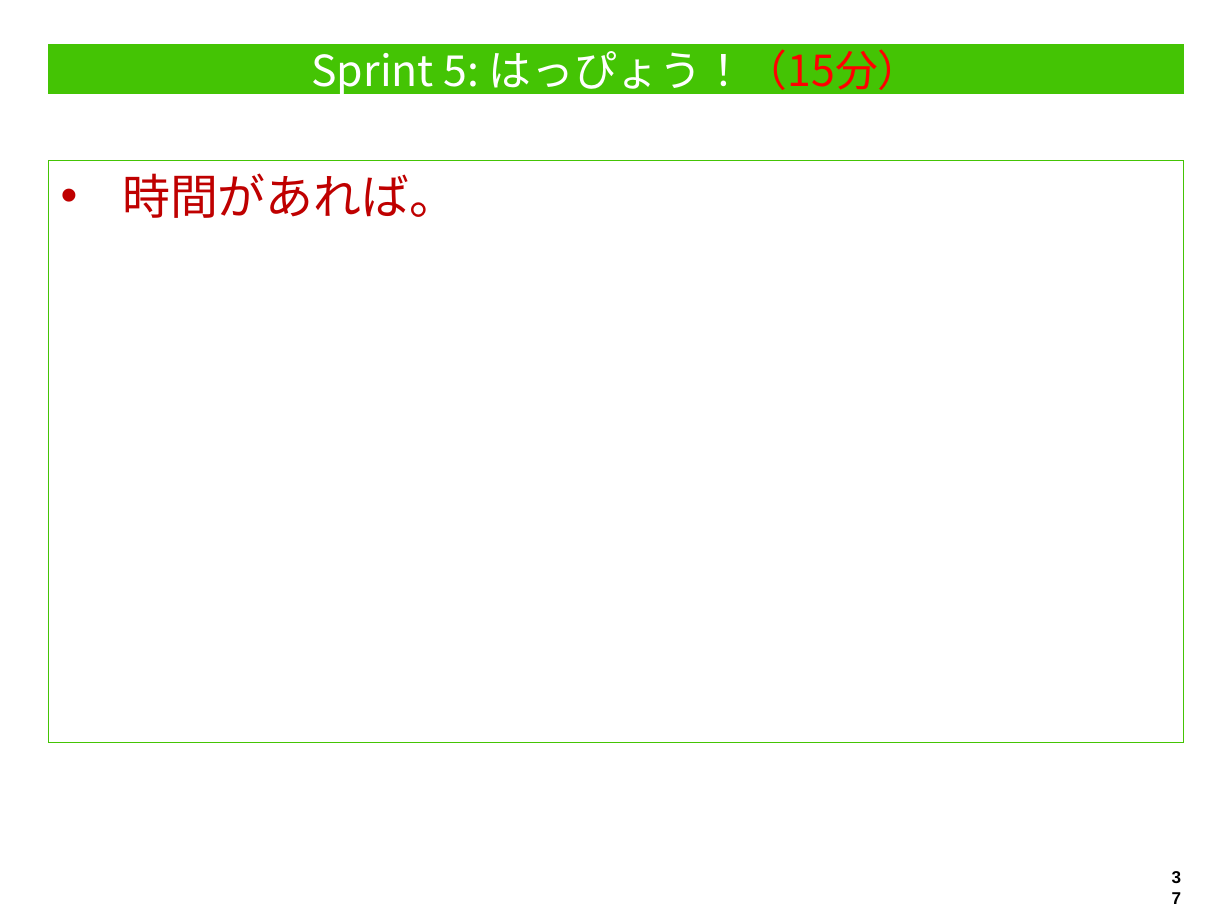
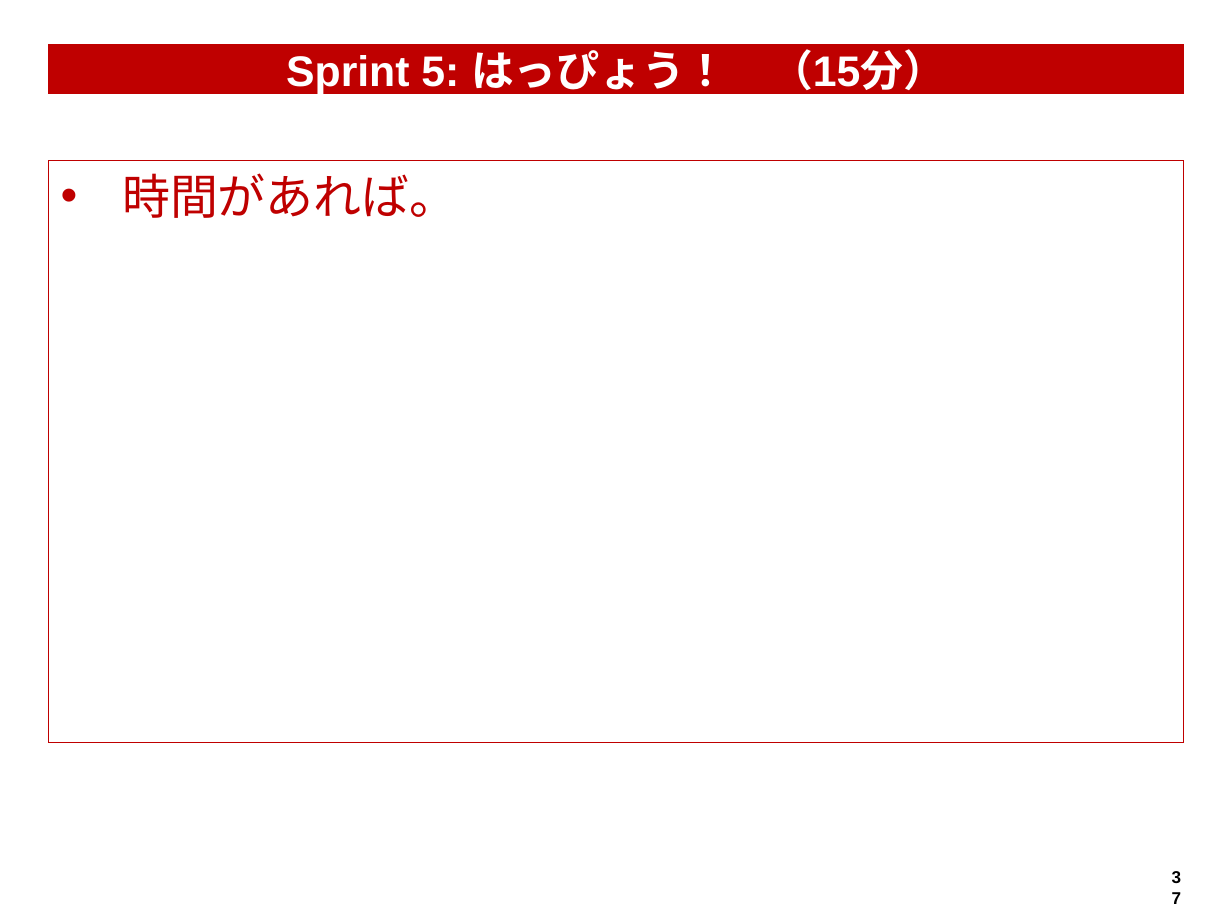
Before and after one commit to hageyahhoo/RSGT2018, a slide deck: slide 37 of MetricsWorkshop.pptx. Drawn at 1232x924 pixels with LibreOffice and Linux fonts; fonts in the diff are those of the drawing. Boxes give left, top, right and bottom in pixels: in the first picture for what was removed or moved away, otherwise in the second. Text is boxed around its words. In the diff, an @@ line names an element or a change of style, - is before the commit and + after.

```diff
--- a/MetricsWorkshop.pptx
+++ b/MetricsWorkshop.pptx
@@ title "Sprint 5: はっぴょう！ （15分）" at box(48, 44, 1183, 92): fill #44C404 to #BF0000; outline #44C404 0.75 pt to #BF0000 0.75 pt @@
@@ title at box(286, 43, 946, 97): text changed; font Noto Sans CJK JP to Arial; bold on @@
-Sprint 5: はっぴょう！（15分）
+Sprint 5: はっぴょう！ （15分）
@@ rectangle "時間があれば。" at box(48, 160, 1183, 742): outline #44C404 0.75 pt to #BF0000 0.75 pt @@
```
Also in this commit, not shown: 34 other slides changed.
